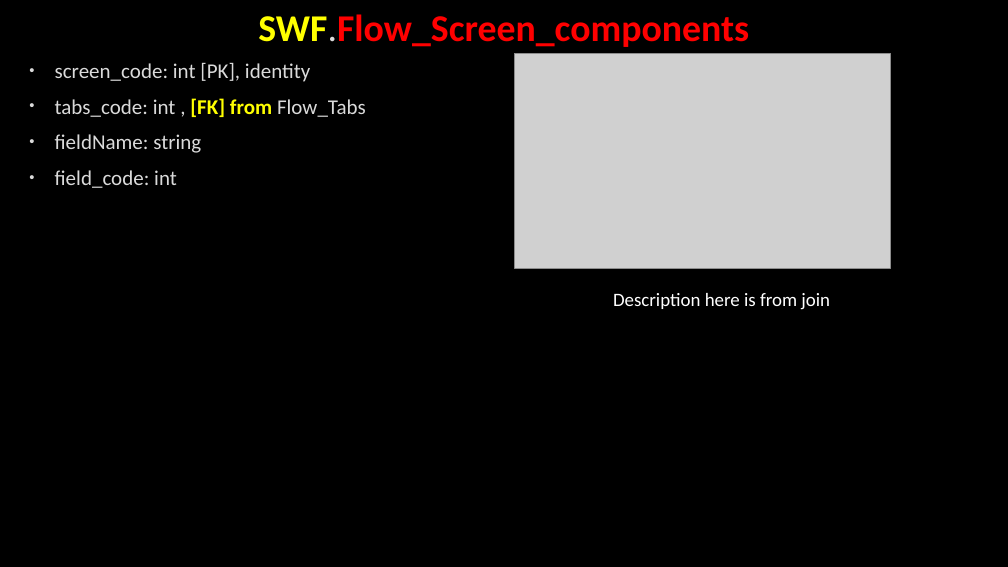
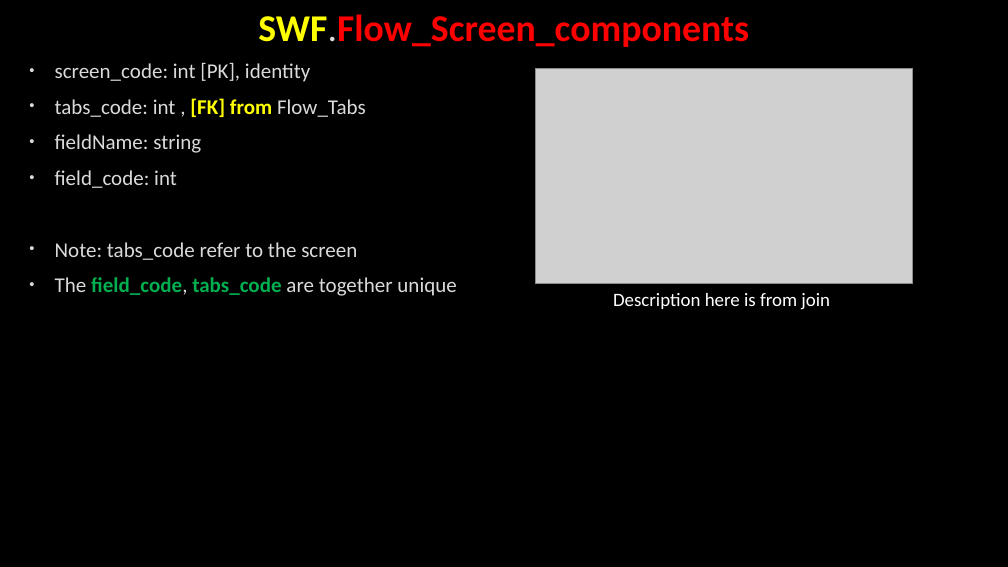
Before and after one commit to AhmedMohamedSamir1/Summary, a slide deck: slide 45 of Dot Net/Business.pptx. Drawn at 1008x567 pixels with LibreOffice and Linux fonts; fonts in the diff are those of the drawing; grey boxes stand for pictures; background and template pictures are left out. Boxes give left, top, right and bottom in pixels: in the first picture for what was removed or moved away, otherwise in the second. Text is boxed around its words. In the diff, an @@ line names an element or a change of style, - is before the commit and + after.

```diff
--- a/Dot Net/Business.pptx
+++ b/Dot Net/Business.pptx
@@ picture: place and size @@
-picture at <box>514,54,891,268</box>
+picture at <box>536,69,913,284</box>
@@ text at <box>55,242,456,296</box>: paragraphs added @@
+• Note: tabs_code refer to the screen
+• The field_code, tabs_code are together unique
```
Also in this commit, not shown: 5 other slides changed, 3 slides added, 2 other files.
